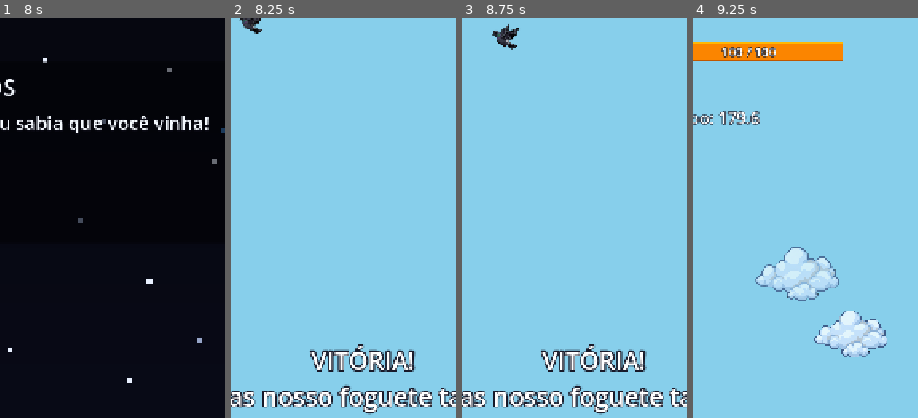
Above: before the commit, frames 1-4 (left to right).
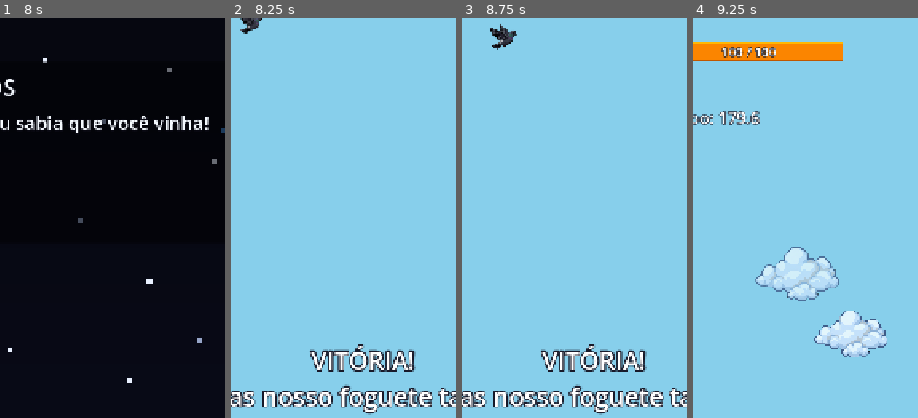
Above: after the commit, the same moments.

Repository: lucasevero/foguete-pra-lua
Game: Godot game, scene res://main.tscn
Two runs of this game, one before a commit and one after it. Both use one fixed random seed, a clock stepped at 60 frames per second and the inputs below.
Inputs:
- Up to frame 1 (8 s): click "JOGAR" at 0.5 s; click "testar final" at 1.25 s; click "Atender" at 2 s; click "Pular" at 2.75 s; click "REINICIAR" at 3.5 s; click "LOJA" at 4.25 s; click "Fechar" at 5 s; click "LOJA" at 5.75 s; click "Fechar" at 6.5 s; click "testar final" at 7.25 s
- Up to frame 2 (8.25 s): click "Pular" at 8 s
- Up to frame 3 (8.75 s): no input
- Up to frame 4 (9.25 s): click "REINICIAR" at 8.75 s
The pictures show only the part of the screen within x 21-71%, y 0-50%; the shares and areas given below are measured in that part.

Frame 1 is identical in both runs. In frame 2, 0.2% of the frame differs, in the area x 3-14%, y 0-4%; in frame 3, 0.4%, in the area x 12-26%, y 1-8%; in frame 4, nothing differs.

Commit message:
Fix flyer facing: flip when moving right (sprites face left natively)
Co-Authored-By: Claude Opus 4.8 <noreply@anthropic.com>

Diff:
--- a/flyer.gd
+++ b/flyer.gd
@@ -11,7 +11,7 @@
 	# vira o sprite pro lado do movimento (velocity setada no spawn, antes do add_child)
 	var spr := get_node_or_null("Sprite")
 	if spr != null and "flip_h" in spr:
-		spr.flip_h = velocity.x < 0.0
+		spr.flip_h = velocity.x > 0.0   # sprites apontam p/ esquerda nativamente; flip ao ir p/ direita
 
 func _physics_process(delta: float) -> void:
 	position += velocity * delta
